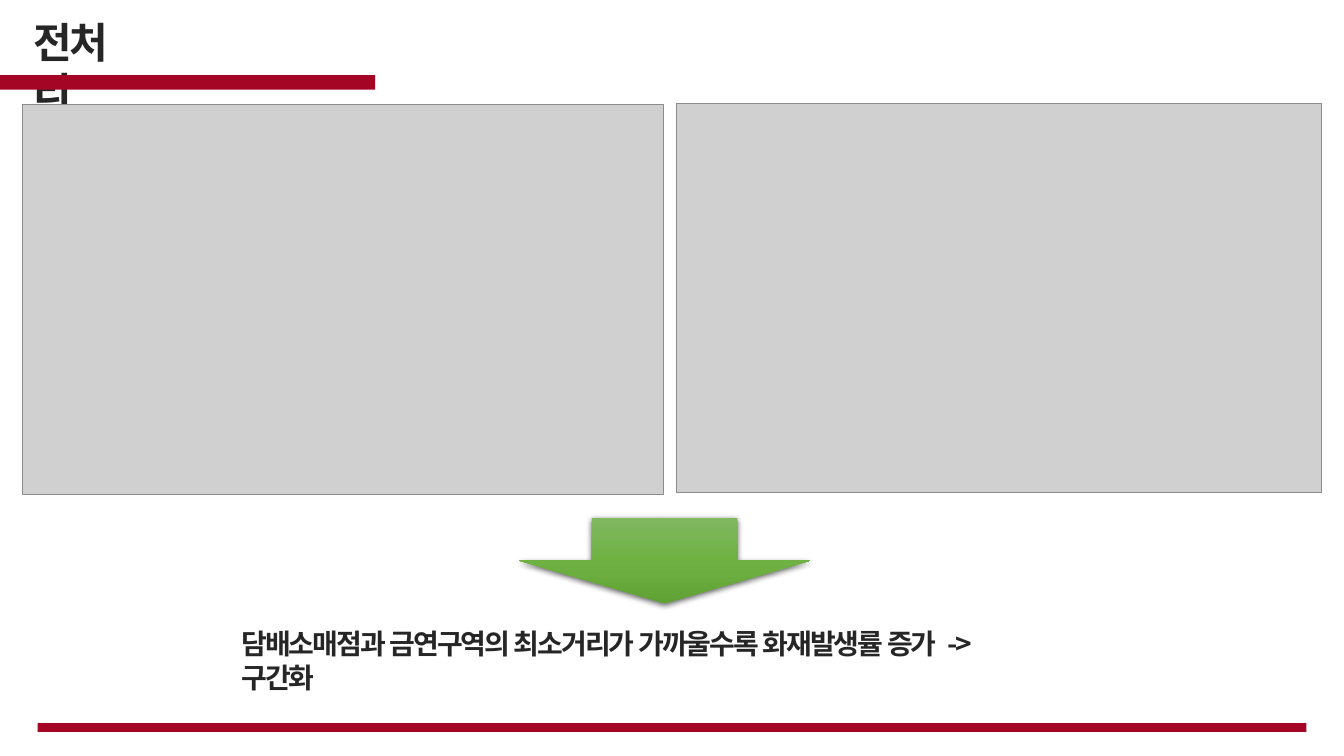
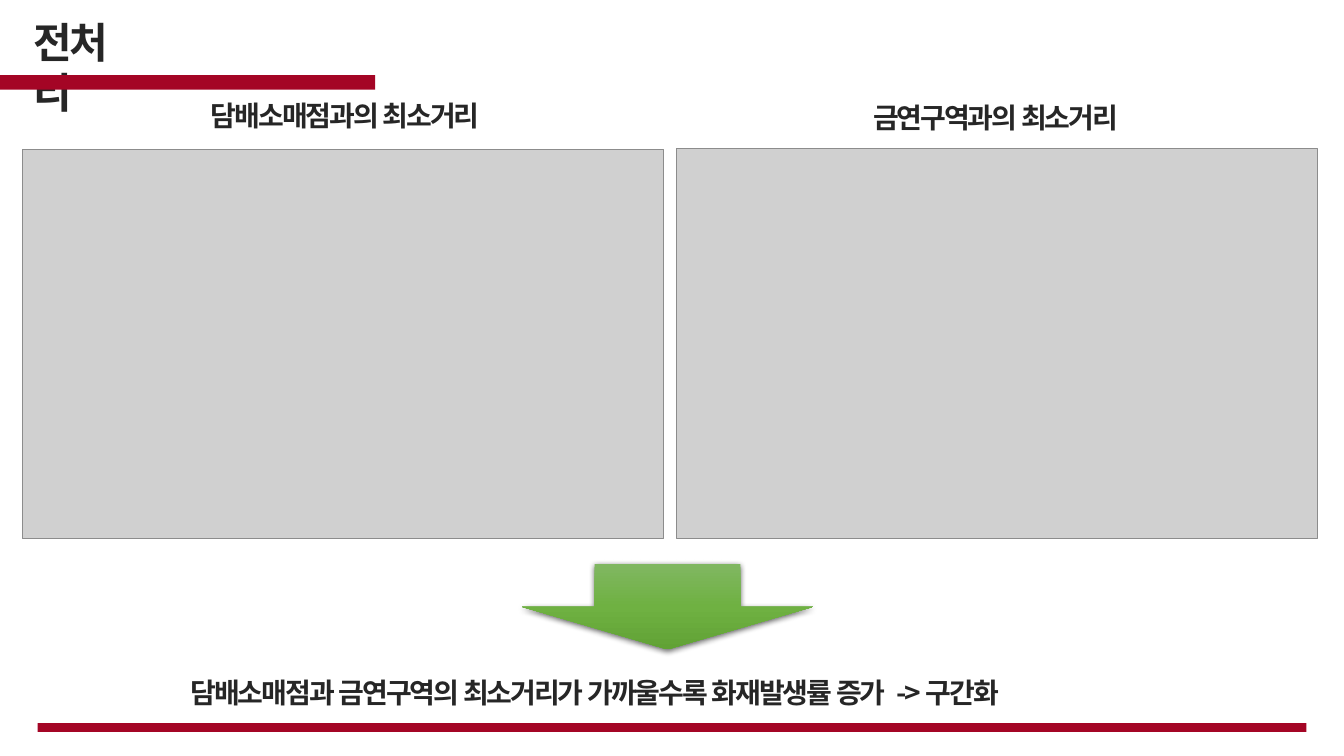
Before and after one commit to cjsgk106/fire-prediction-analysis, a slide deck: slide 12 of work/화재.pptx (slide 16 before the commit). Drawn at 1344x756 pixels with LibreOffice and Linux fonts; fonts in the diff are those of the drawing; grey boxes stand for pictures; background and template pictures are left out. Boxes give left, top, right and bottom in pixels: in the first picture for what was removed or moved away, otherwise in the second. Text is boxed around its words. In the diff, an @@ line names an element or a change of style, - is before the commit and + after.

```diff
--- a/work/화재.pptx
+++ b/work/화재.pptx
@@ text added at bbox=[211, 102, 480, 129], 20 pt, text #262626, bold @@
+담배소매점과의 최소거리
@@ text added at bbox=[873, 104, 1118, 131], 20 pt, text #262626, bold @@
+금연구역과의 최소거리
@@ picture: place and size @@
-picture at bbox=[22, 104, 663, 494]
+picture at bbox=[22, 149, 663, 539]
@@ picture: place and size @@
-picture at bbox=[677, 104, 1322, 493]
+picture at bbox=[677, 148, 1318, 538]
@@ down arrow: place and size @@
-down arrow at bbox=[519, 518, 811, 604]
+down arrow at bbox=[522, 565, 814, 650]
@@ text "담배소매점과 금연구역의 최소거리가 가까울수록 화재발생률 ..." rewrapped from bbox=[241, 630, 936, 657] to bbox=[191, 679, 999, 706] @@
```
Also in this commit, not shown: 8 other slides changed, 4 slides added, 12 slides removed.
